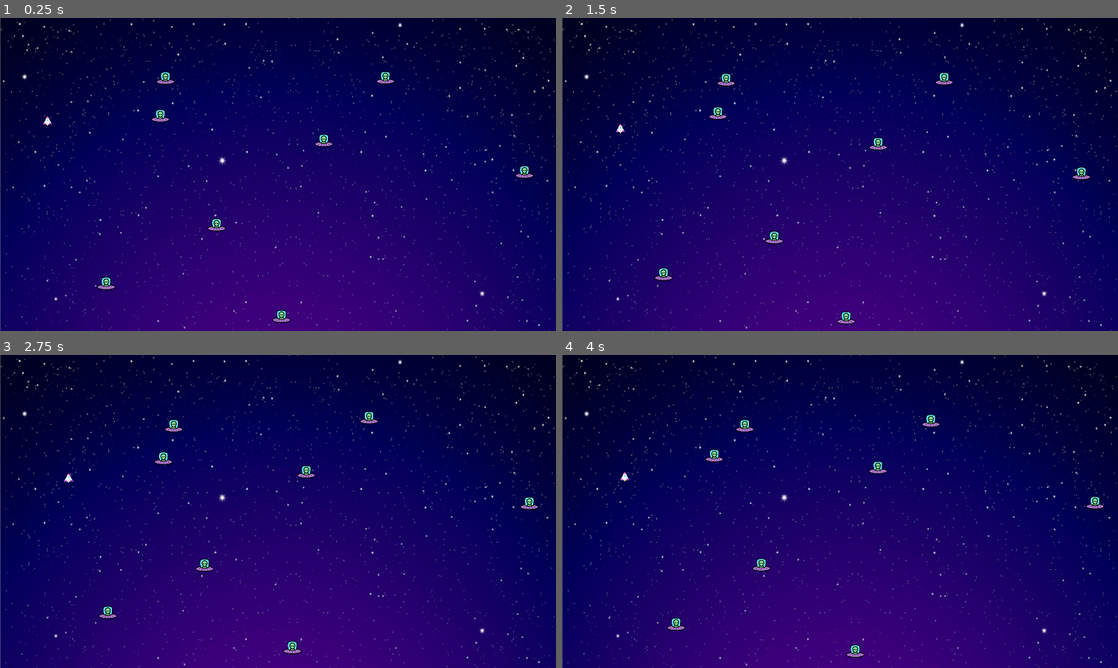
Above: before the commit, frames 1-4 (two rows, left to right).
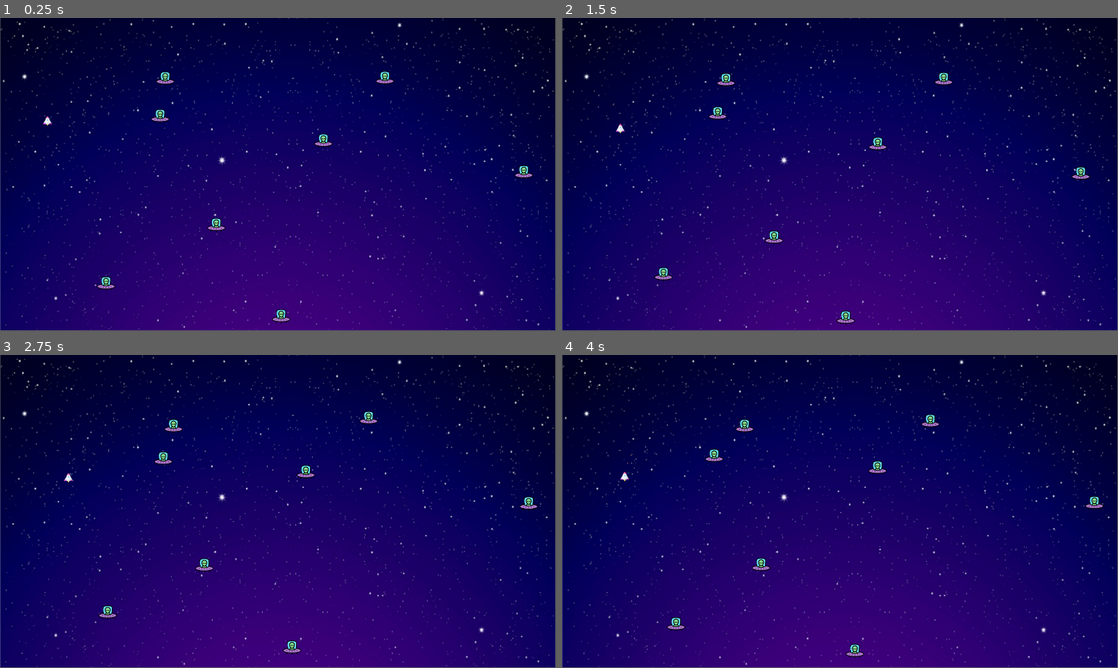
Above: after the commit, the same moments.

Repository: sairam4123/Space-Invader-Athif
Game: Godot game, scene res://Main.tscn
The game is run twice, just before and just after one commit, with the same random seed, the same clock (stepped at 60 frames per second) and the same inputs.
Inputs:
- Up to frame 1 (0.25 s): no input
- Up to frame 2 (1.5 s): tap Enter at 0.5 s; hold Right (ui_right) 0.53-1.28 s; tap Space (ui_select) at 0.77 s; hold Down (ui_down) from 1.28 s (still down)
- Up to frame 3 (2.75 s): tap Space (ui_select) at 1.52 s; release Down (ui_down) at 2.03 s; hold Right (ui_right) from 2.03 s (still down)
- Up to frame 4 (4 s): release Right (ui_right) at 2.78 s; hold Up (ui_up) 2.78-3.53 s; tap Space (ui_select) at 3.02, 3.77 s; hold Left (ui_left) from 3.53 s (still down)
The window is 800x450 before the commit and 799x449 after it. Grey fills any space a smaller window leaves; there, only what the larger window draws over its background counts as a difference.

The runs differ from the first frame. In frame 1, 1.8% of the frame differs, in the area x 0-100%, y 0-100%; in frame 2, 1.8%; in frame 3, 1.8%; in frame 4, 1.8%.

Commit message:
add a little function that changed the whole gameplay

Diff:
--- a/Main.gd
+++ b/Main.gd
@@ -9,6 +9,7 @@
 
 # Called when the node enters the scene tree for the first time.
 func _ready() -> void:
+	randomize()
 	Events.connect("game_ended", self, "_game_ended")
 	var screen_size = get_viewport_rect()
 	for i in range(8):
--- a/project.godot
+++ b/project.godot
@@ -38,7 +38,6 @@
 
 window/size/width=1920
 window/size/height=1080
-window/stretch/mode="2d"
 window/stretch/aspect="expand"
 
 [rendering]
